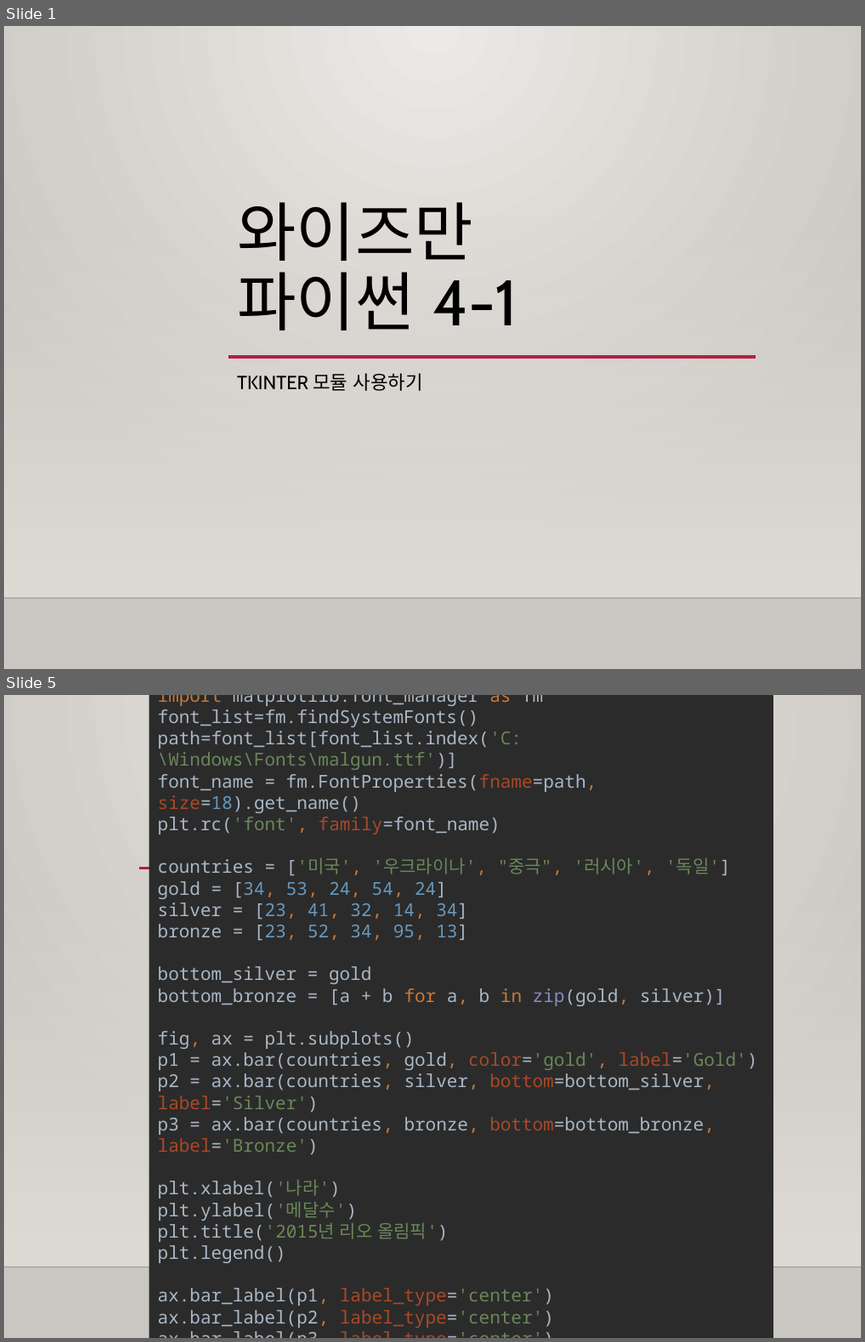
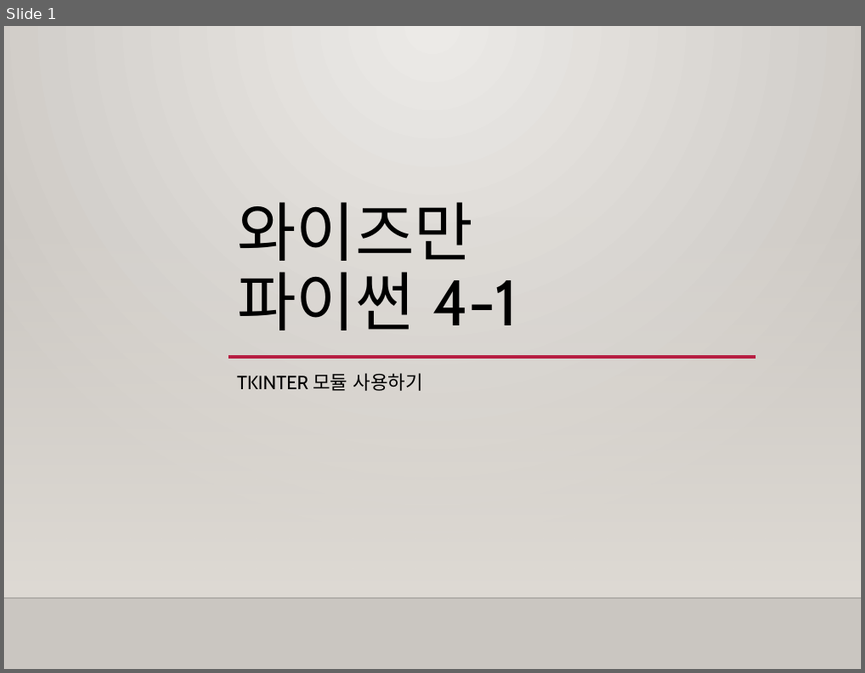
Before and after one commit to freshmea/weizman_python_class, a slide deck: textbook/파이썬4-1교시.pptx. Shown one above the other, each under a label of ours: slides 1 and 5 before the commit, slide 1 after it; the slides between them are not shown. The pictures are 865x1342 and 865x673 pixels, drawn with LibreOffice and Linux fonts; fonts in the diff are those of the drawing; background and template pictures are left out. Boxes give left, top, right and bottom in pixels: in the first picture for what was removed or moved away, otherwise in the second. Text is boxed around its words. In the diff, an @@ line names an element or a change of style, - is before the commit and + after.

```diff
--- a/textbook/파이썬4-1교시.pptx
+++ b/textbook/파이썬4-1교시.pptx
@@ slide 5 removed at box(4, 695, 861, 1338), background gradient #ECEAE7 to #CAC7C1; not listed: 2 template elements that a slide beside it also shows @@
@@ rectangle removed at box(148, 695, 772, 1338) @@
-import matplotlib.pyplot as plt
-import matplotlib.font_manager as fm
-font_list=fm.findSystemFonts()
-path=font_list[font_list.index('C:\Windows\Fonts\malgun.ttf')]
-font_name = fm.FontProperties(fname=path, size=18).get_name()
-plt.rc('font', family=font_name)
-countries = ['미국', '우크라이나', "중극", '러시아', '독일']
-gold = [34, 53, 24, 54, 24]
-silver = [23, 41, 32, 14, 34]
-bronze = [23, 52, 34, 95, 13]
-bottom_silver = gold
-bottom_bronze = [a + b for a, b in zip(gold, silver)]
-fig, ax = plt.subplots()
-p1 = ax.bar(countries, gold, color='gold', label='Gold')
-p2 = ax.bar(countries, silver, bottom=bottom_silver, label='Silver')
-p3 = ax.bar(countries, bronze, bottom=bottom_bronze, label='Bronze')
-plt.xlabel('나라')
-plt.ylabel('메달수')
-plt.title('2015년 리오 올림픽')
-plt.legend()
-ax.bar_label(p1, label_type='center')
-ax.bar_label(p2, label_type='center')
-ax.bar_label(p3, label_type='center')
-plt.show()
@@ line removed from (139, 868) to (755, 868) @@
```
Also in this commit, not shown: 2 slides changed, 8 slides added, 6 other slides removed, 3 other files.
